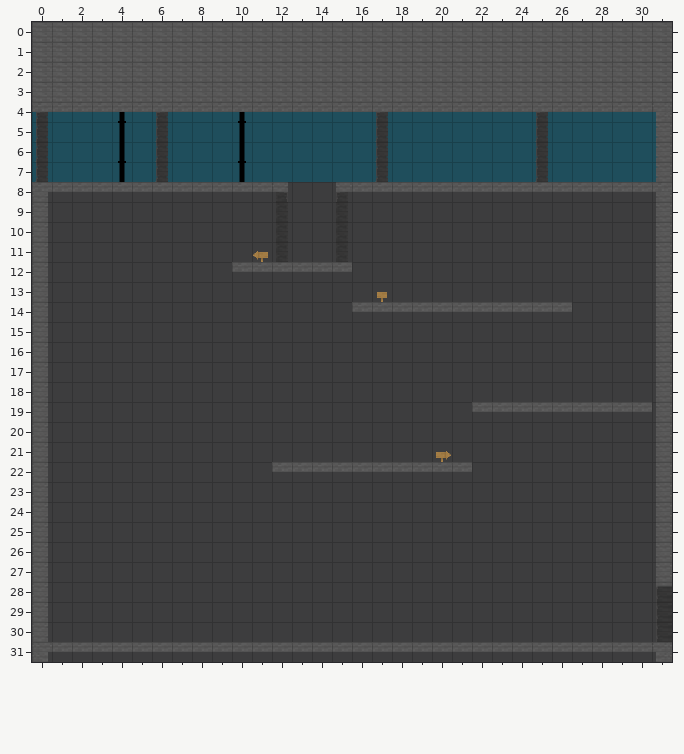
An edit to a level. Tiled map, game/data/map/level04.tmx. The picture above was drawn from the file before the commit.
Cells are 32x32 px. Shown: x 0..31, y 0..31. Not drawn, because the pictures are missing: unchanged layers "parallax_02", "parralax_01".
And afterwards:
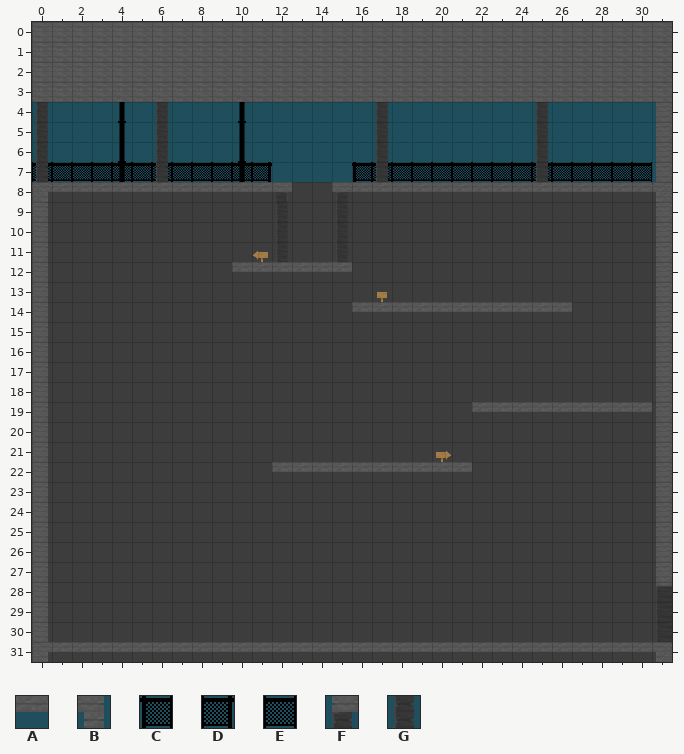
Key: from "tileset01": A 1, B 2, C 3, D 4, E 11, F 13, G 21.
_ is an empty cell.
The exact change:
Layer "bg2":
y 7: x 0..11 ____________ -> EEEEEEEEEEED; x 16..30 _______________ -> CEEEEEEEEEEEEEE
Layer "Tile Layer 2":
y 4: x 0 F -> _; x 6 F -> _; x 17 F -> _; x 25 F -> _
y 8: x 12 _ -> A; x 15 _ -> A
Layer "Tile Layer 5":
y 4: x 0..31 AAAAAAAAAAAAAAAAAAAAAAAAAAAAAAAB -> G_____G__________G_______G______
Where, in picture pixels (left, top, right, bottom), the same in both pictures:
changed: (32, 102, 667, 122)
added: (32, 162, 292, 201)
added: (332, 162, 652, 192)
